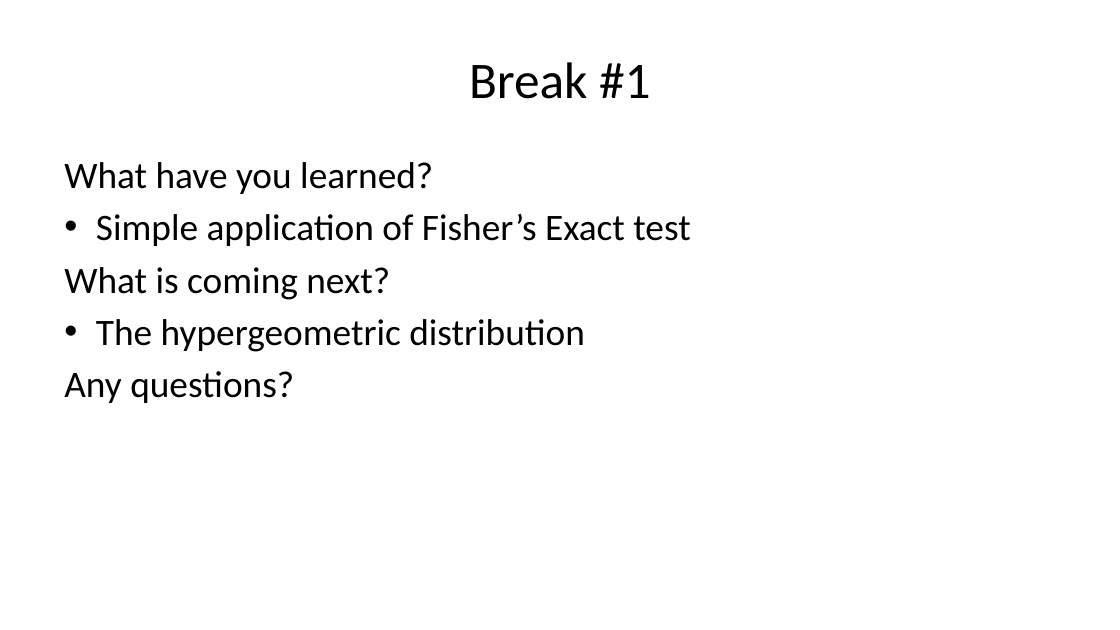
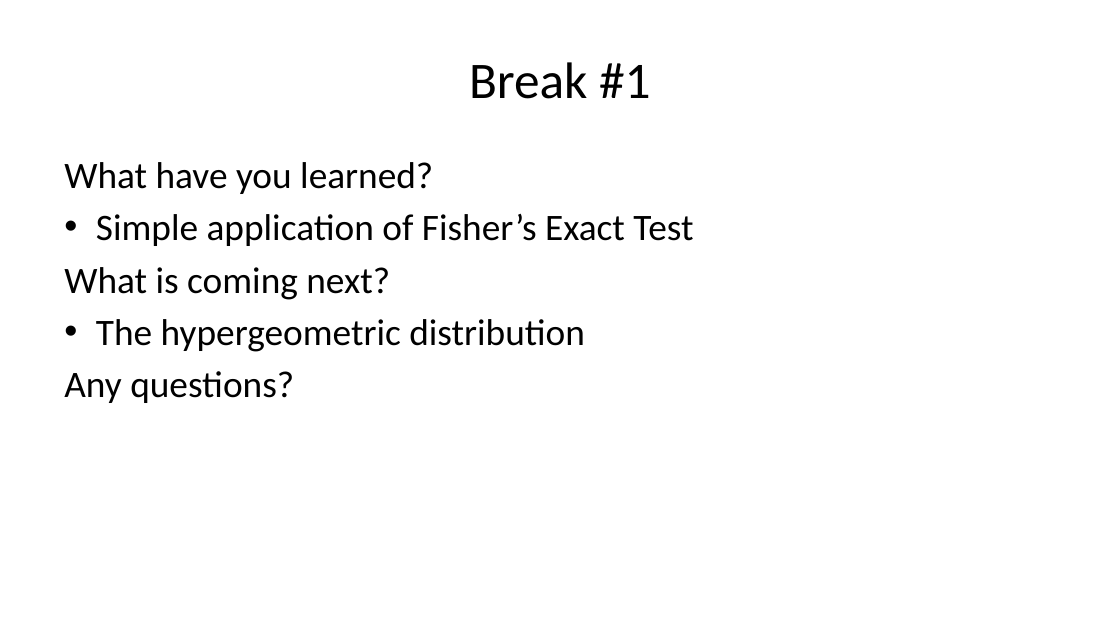
Before and after one commit to pmean/talks, a slide deck: slide 12 of exact-tests/results/exact-and-randomization-tests.pptx. Drawn at 1120x630 pixels with LibreOffice and Linux fonts; fonts in the diff are those of the drawing. Boxes give left, top, right and bottom in pixels: in the first picture for what was removed or moved away, otherwise in the second. Text is boxed around its words. In the diff, an @@ line names an element or a change of style, - is before the commit and + after.

Commit message:
Finalized exact-tests talk

```diff
--- a/exact-tests/results/exact-and-randomization-tests.pptx
+++ b/exact-tests/results/exact-and-randomization-tests.pptx
@@ text at bbox=[96, 214, 693, 246]: text changed @@
-• Simple application of Fisher’s Exact test
+• Simple application of Fisher’s Exact Test
```
Also in this commit, not shown: 11 other slides changed, 2 slides added, 3 slides removed, 3 other files.
